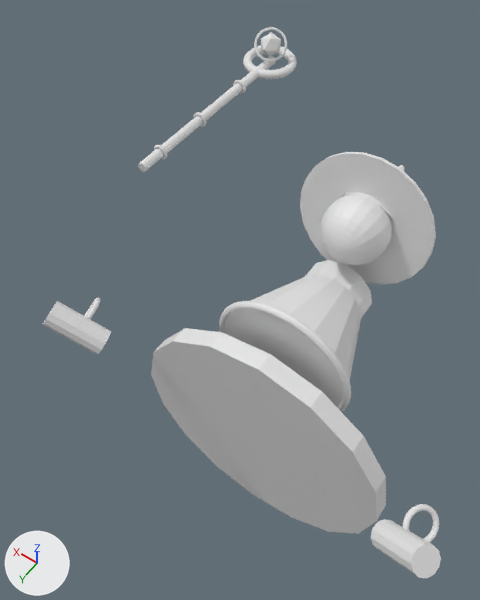
Renders of the glTF model assets/models/papyrus_character_animated.glb from each side of a commit.
Camera for both pictures: a 50 mm camera at (-1.3, 2.03, 5.24) aimed at (0.63, -0.67, 1.0). Every picture has the same lights, and +X, +Y and +Z are marked at lower left. The picture after the commit comes second. Where no turn or scale is listed for an object, it has been applied to the vertices.

Before the edit, the objects in view are built like this:
```python
ob_hat_brim = bpy.data.objects.new('Hat_Brim', me_hình_trụ_004)
ob_hat_brim.location = (0.0, -1.38, 1.68)
ob_hat_cone = bpy.data.objects.new('Hat_Cone', me_hình_nón_001)
ob_hat_cone.location = (0.0, -1.68, 1.74)
ob_robe_gold_hem = bpy.data.objects.new('Robe_Gold_Hem', me_hình_xuyến_001)
ob_robe_gold_hem.location = (0.0, -0.32, 1.1)
ob_robe_skirt = bpy.data.objects.new('Robe_Skirt', me_hình_nón)
ob_robe_skirt.location = (0.0, -0.65, 1.1)
ob_robe_sleeve_l = bpy.data.objects.new('Robe_Sleeve_L', me_hình_trụ_005)
ob_robe_sleeve_l.location = (-1.346, 0.39, 1.139)
ob_robe_sleeve_r = bpy.data.objects.new('Robe_Sleeve_R', me_hình_trụ_006)
ob_robe_sleeve_r.location = (1.334, 0.401, 1.255)
ob_robe_torso = bpy.data.objects.new('Robe_Torso', me_hình_trụ_001)
ob_robe_torso.location = (0.0, -0.95, 1.1)
ob_staff_magic_gem = bpy.data.objects.new('Staff_Magic_Gem', me_nhị_thập_diện_cầu_tam_giác_đều)
ob_staff_magic_gem.location = (1.3, -2.02, 2.35)
ob_staff_shaft = bpy.data.objects.new('Staff_Shaft', me_hình_trụ_007)
ob_staff_shaft.location = (1.3, -1.25, 2.2)
# also in view: 'Staff_Crown' at (1.3, -2.02, 2.2); 'Scholar_Head' at (0.0, -1.25, 1.7); 'Dais_Base' at (0.0, -0.07, 0.3)
```
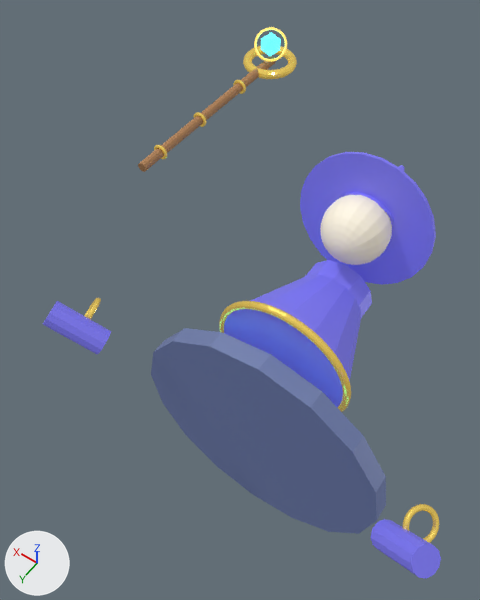
Location of each change, (x1, y1, x2, y2) in pixels of the pictures (480 x 600 px):
'Dais_Base', recoloured, surface changed (white to blue): (151, 328, 386, 534) in both
'Hat_Brim', recoloured, surface changed (white to blue): (300, 152, 436, 285) in both
'Robe_Skirt', recoloured, surface changed (white to blue): (224, 274, 361, 407) in both
'Scholar_Head', recoloured, surface changed (white to pale yellow): (320, 195, 392, 265) in both
'Robe_Sleeve_L', recoloured, surface changed (white to blue): (370, 519, 441, 579) in both
'Robe_Sleeve_R', recoloured, surface changed (white to blue): (43, 301, 111, 354) in both
'Robe_Gold_Hem', recoloured, surface changed: (219, 301, 351, 412) in both
'Staff_Shaft', recoloured, surface changed: (138, 56, 276, 172) in both
'Robe_Torso', recoloured, surface changed (white to blue): (306, 260, 372, 318) in both
'Staff_Crown', recoloured, surface changed (white to yellow): (243, 46, 297, 79) in both
'Gold_Cuff_L', recoloured, surface changed (white to yellow): (403, 504, 439, 543) in both
'Staff_Magic_Gem', recoloured, surface changed (white to cyan): (261, 32, 281, 56) in both
'Gem_Orbit_Ring', recoloured, surface changed (white to yellow): (254, 27, 287, 62) in both
'Hat_Cone', recoloured, surface changed: (340, 165, 405, 222) in both
'Gold_Cuff_R', recoloured, surface changed (white to yellow): (84, 298, 101, 320) in both
'Staff_Ring_0.75', recoloured, surface changed: (154, 145, 167, 159) in both
'Staff_Ring_1.2', recoloured, surface changed: (193, 112, 206, 127) in both
'Staff_Ring_1.7', recoloured, surface changed: (233, 80, 246, 94) in both

What changed in the scene script:
```text
Change mat_m_cyan_glow:
    mat_m_cyan_glow.base_color: (0.8, 0.8, 0.8) -> (0.06, 0.88, 1.0)  # white #e7e7e7 -> cyan #45f1ff
    add mat_m_cyan_glow.emission_strength = 1.0
Change mat_m_robe_indigo:
    mat_m_robe_indigo.base_color: (0.8, 0.8, 0.8) -> (0.18, 0.16, 0.78)  # white #e7e7e7 -> blue #766fe5
    add mat_m_robe_indigo.emission_color = (0.04, 0.04, 0.18)  # dark blue #383876
    add mat_m_robe_indigo.emission_strength = 1.0
Change mat_m_ornate_gold:
    mat_m_ornate_gold.base_color: (0.8, 0.8, 0.8) -> (0.98, 0.74, 0.16)  # white #e7e7e7 -> yellow #fddf6f
    add mat_m_ornate_gold.emission_color = (0.22, 0.14, 0.02)  # yellow #816927
    add mat_m_ornate_gold.emission_strength = 1.0
    mat_m_ornate_gold.metallic: 0.0 -> 0.85
Change mat_m_scroll_ivory:
    mat_m_scroll_ivory.base_color: (0.8, 0.8, 0.8) -> (0.98, 0.91, 0.76)  # white #e7e7e7 -> pale yellow #fdf5e2
    add mat_m_scroll_ivory.emission_color = (0.06, 0.05, 0.03)  # brown #453f30
    add mat_m_scroll_ivory.emission_strength = 1.0
    mat_m_scroll_ivory.roughness: 0.5 -> 0.56
Change mat_m_gold_glow:
    mat_m_gold_glow.base_color: (0.8, 0.8, 0.8) -> (1.0, 0.82, 0.24)  # white #e7e7e7 -> yellow #ffea86
    add mat_m_gold_glow.emission_color = (0.68, 0.46, 0.08)  # yellow #d7b550
    add mat_m_gold_glow.emission_strength = 1.0
    mat_m_gold_glow.roughness: 0.5 -> 0.2
    mat_m_gold_glow.metallic: 0.0 -> 0.65
Change mat_m_staff_wood:
    mat_m_staff_wood.base_color: (0.8, 0.8, 0.8) -> (0.44, 0.22, 0.09)  # white #e7e7e7 -> brown #b18155
    mat_m_staff_wood.roughness: 0.5 -> 0.6
    mat_m_staff_wood.metallic: 0.0 -> 0.05
Change mat_m_dais_stone:
    mat_m_dais_stone.base_color: (0.8, 0.8, 0.8) -> (0.16, 0.2, 0.36)  # white #e7e7e7 -> blue #6f7ca2
    add mat_m_dais_stone.emission_color = (0.02, 0.03, 0.08)  # dark blue #273050
    add mat_m_dais_stone.emission_strength = 1.0
    mat_m_dais_stone.roughness: 0.5 -> 0.48
    mat_m_dais_stone.metallic: 0.0 -> 0.25
```
